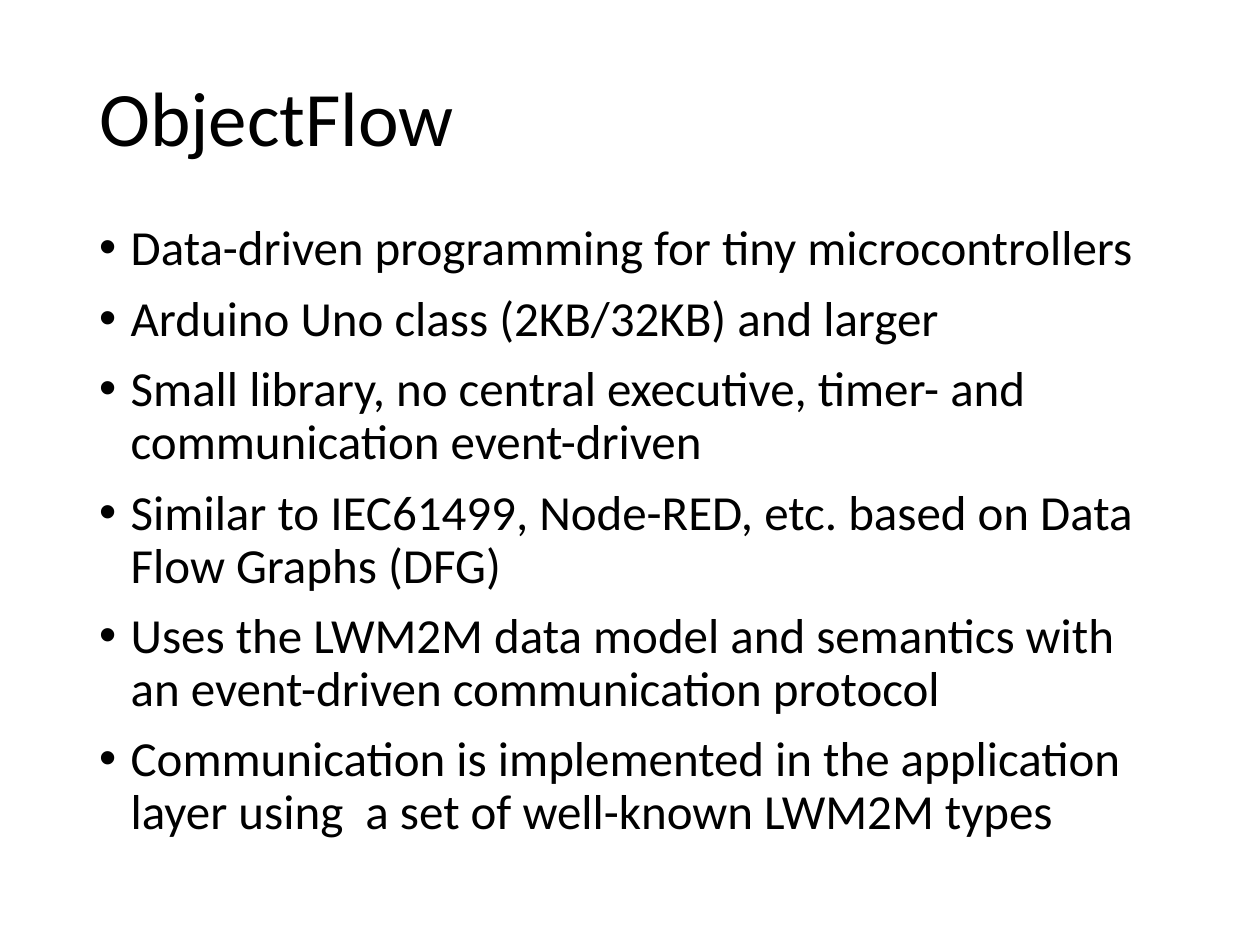
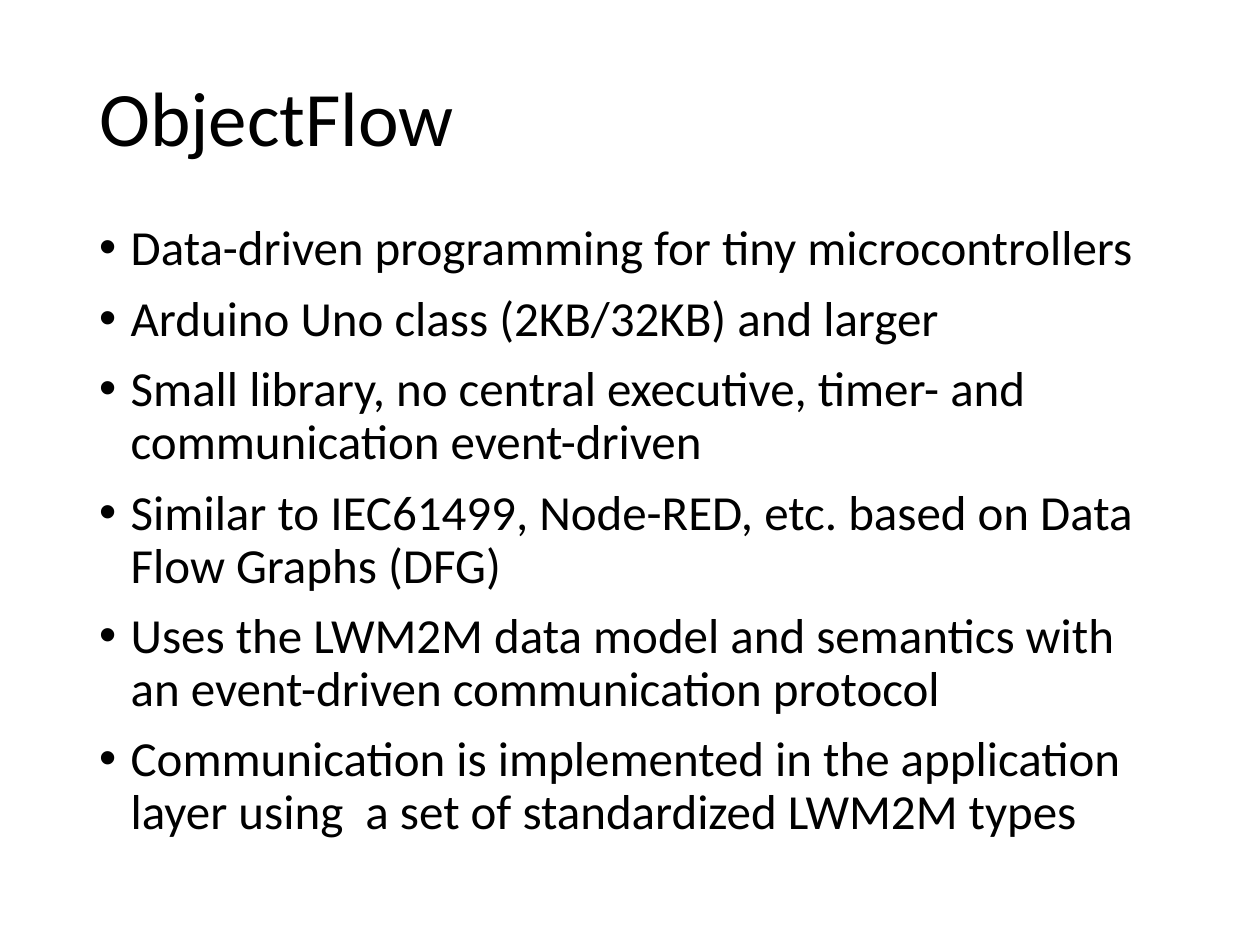
Before and after one commit to mjkoster/ObjectFlow, a slide deck: slide 2 of Documents/ObjectFlow.pptx. Drawn at 1260x945 pixels with LibreOffice and Linux fonts; fonts in the diff are those of the drawing. Boxes give left, top, right and bottom in pixels: in the first picture for what was removed or moved away, otherwise in the second. Text is boxed around its words. In the diff, an @@ line names an element or a change of style, - is before the commit and + after.

```diff
--- a/Documents/ObjectFlow.pptx
+++ b/Documents/ObjectFlow.pptx
@@ text at <box>131,742,1120,838</box>: text changed @@
-• Communication is implemented in the application layer using a set of well-known LWM2M types
+• Communication is implemented in the application layer using a set of standardized LWM2M types
```
Also in this commit, not shown: 4 other slides changed, 1 other file.
